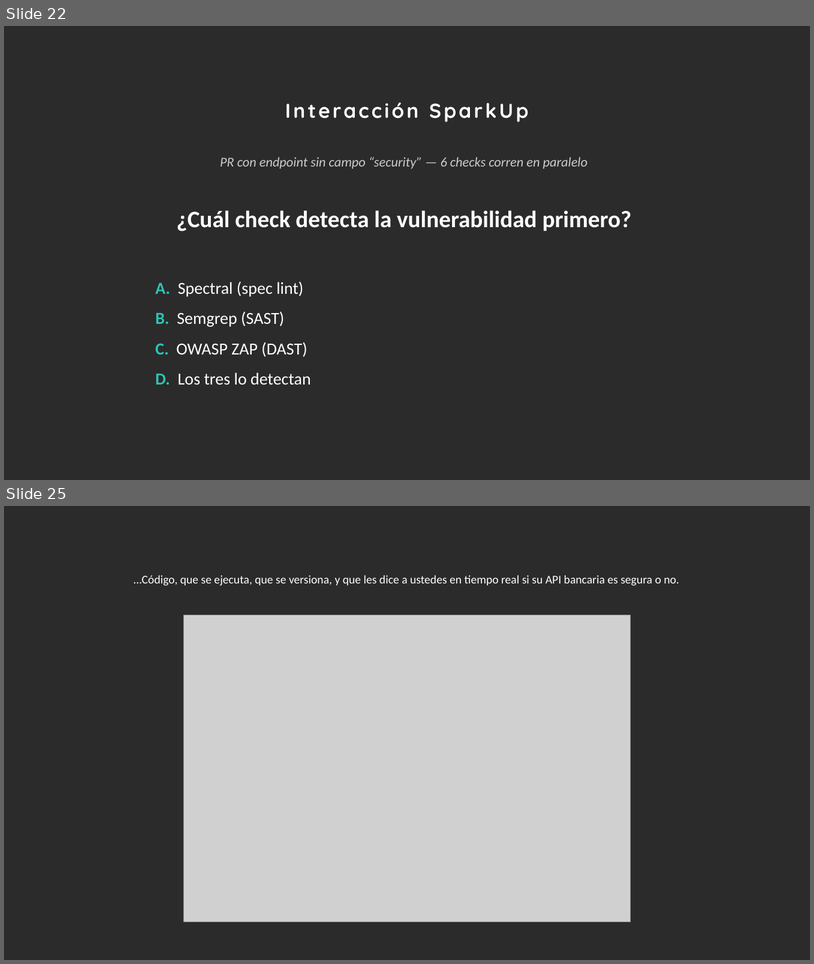
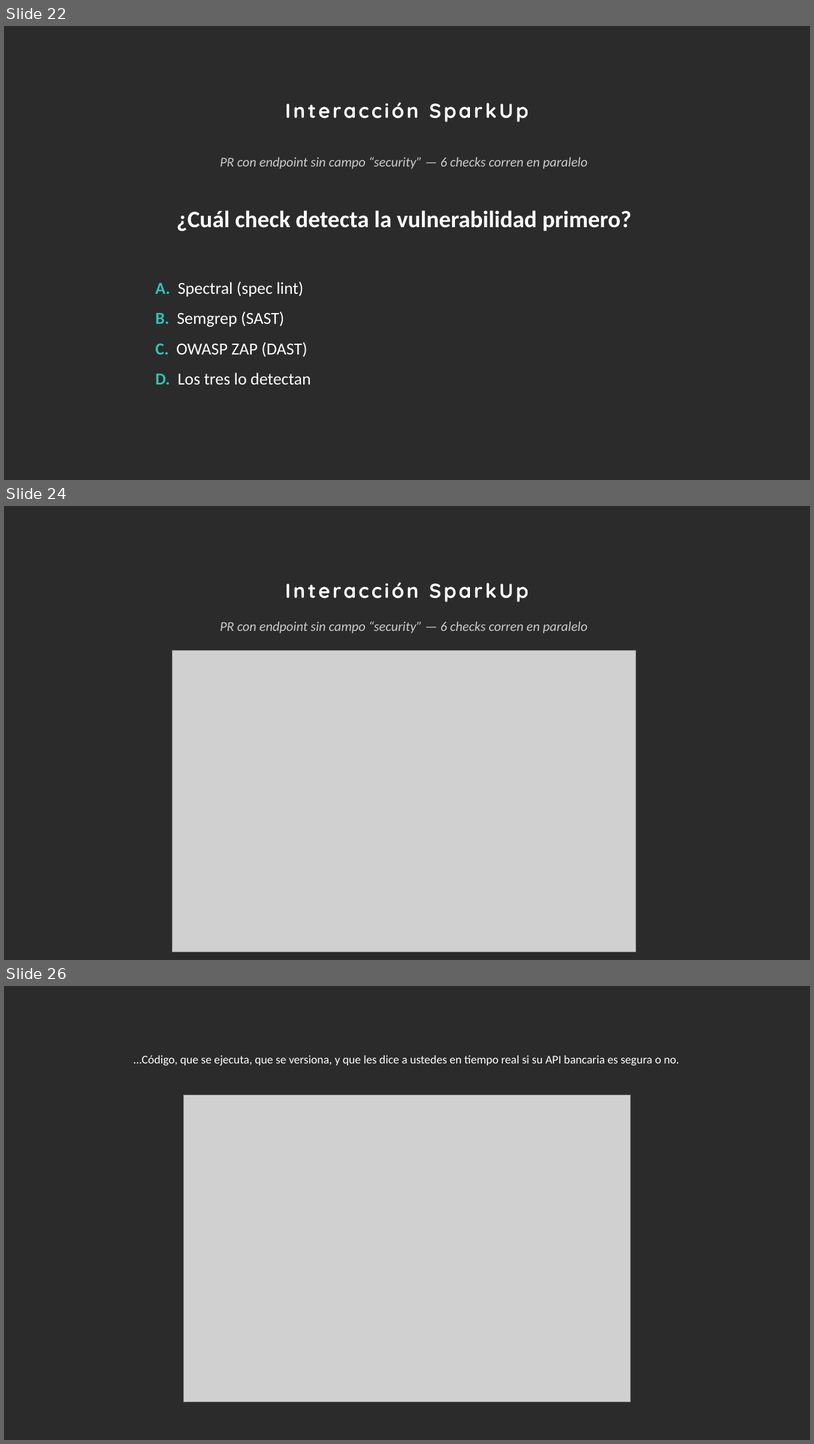
Before and after one commit to victorar42/techno-week, a slide deck: documents/ppt/TechnoWeek_DevSecOps_v2_SparkUp.pptx. Shown one above the other, each under a label of ours: slides 22 and 25 before the commit, slides 22, 24 and 26 after it; the slides between them are not shown. The pictures are 814x964 and 814x1444 pixels, drawn with LibreOffice and Linux fonts; fonts in the diff are those of the drawing; grey boxes stand for pictures; background and template pictures are left out; a plain dark background stands for a picture behind light text. Boxes give left, top, right and bottom in pixels: in the first picture for what was removed or moved away, otherwise in the second. Text is boxed around its words. In the diff, an @@ line names an element or a change of style, - is before the commit and + after.

```diff
--- a/documents/ppt/TechnoWeek_DevSecOps_v2_SparkUp.pptx
+++ b/documents/ppt/TechnoWeek_DevSecOps_v2_SparkUp.pptx
@@ slide 24 added at [4, 506, 810, 960], background picture (left out) @@
@@ text added at [285, 582, 528, 602], 24 pt, text #FFFFFF, bold @@
+Interacción SparkUp
@@ text added at [220, 621, 588, 633], 16 pt, text #CCCCCC, italic @@
+PR con endpoint sin campo “security” — 6 checks corren en paralelo
@@ picture added at [172, 650, 636, 951] @@
@@ what was slide 25 is now slide 26 @@
```
Also in this commit, not shown: 3 slides changed, 1 slide removed, 4 other files.
